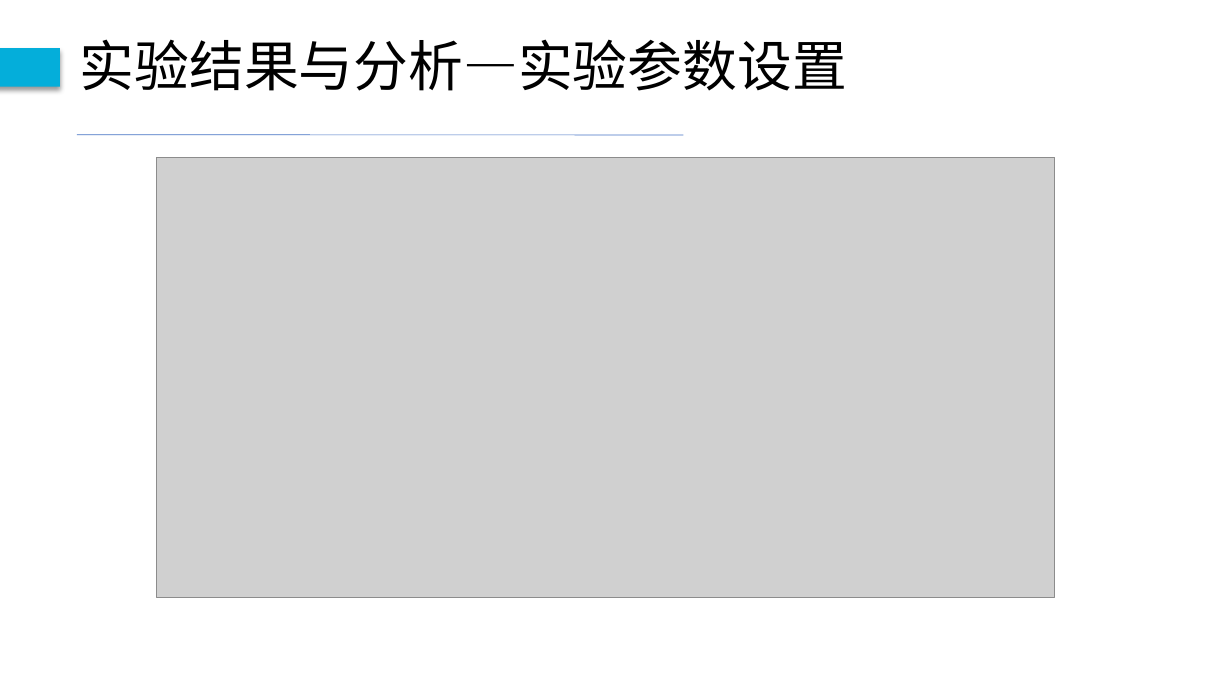
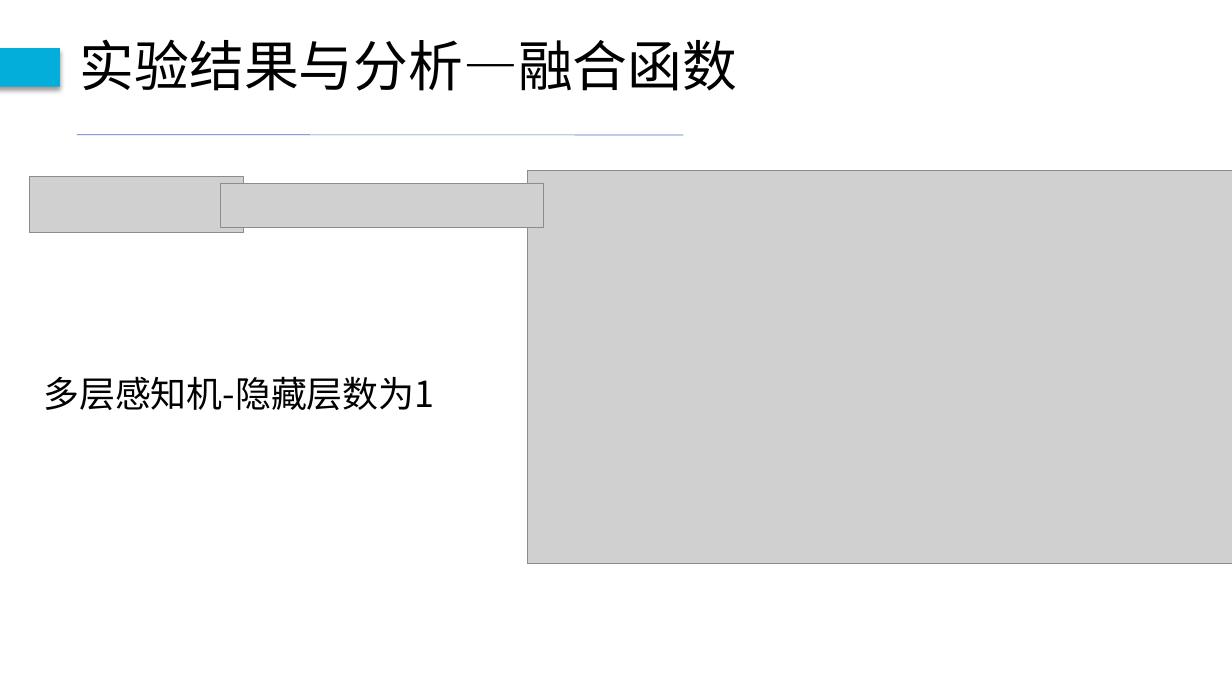
Before and after one commit to ZhouDavid/UnderGraduProject, a slide deck: slide 13 of 毕设论文/毕设终期答辩-周建宇.pptx (slide 8 before the commit). Drawn at 1232x693 pixels with LibreOffice and Linux fonts; fonts in the diff are those of the drawing; grey boxes stand for pictures. Boxes give left, top, right and bottom in pixels: in the first picture for what was removed or moved away, otherwise in the second. Text is boxed around its words. In the diff, an @@ line names an element or a change of style, - is before the commit and + after.

```diff
--- a/毕设论文/毕设终期答辩-周建宇.pptx
+++ b/毕设论文/毕设终期答辩-周建宇.pptx
@@ text at (80, 39, 738, 91): text changed @@
-实验结果与分析—实验参数设置
+实验结果与分析—融合函数
@@ picture added at (30, 177, 243, 232) @@
@@ picture removed at (156, 157, 1055, 598) @@
@@ picture added at (528, 170, 1232, 563) @@
@@ picture added at (220, 183, 543, 227) @@
@@ text added at (43, 376, 434, 410), 28 pt, text #000000 @@
+多层感知机-隐藏层数为1
```
Also in this commit, not shown: 12 other slides changed, 9 slides added, 4 other files.
